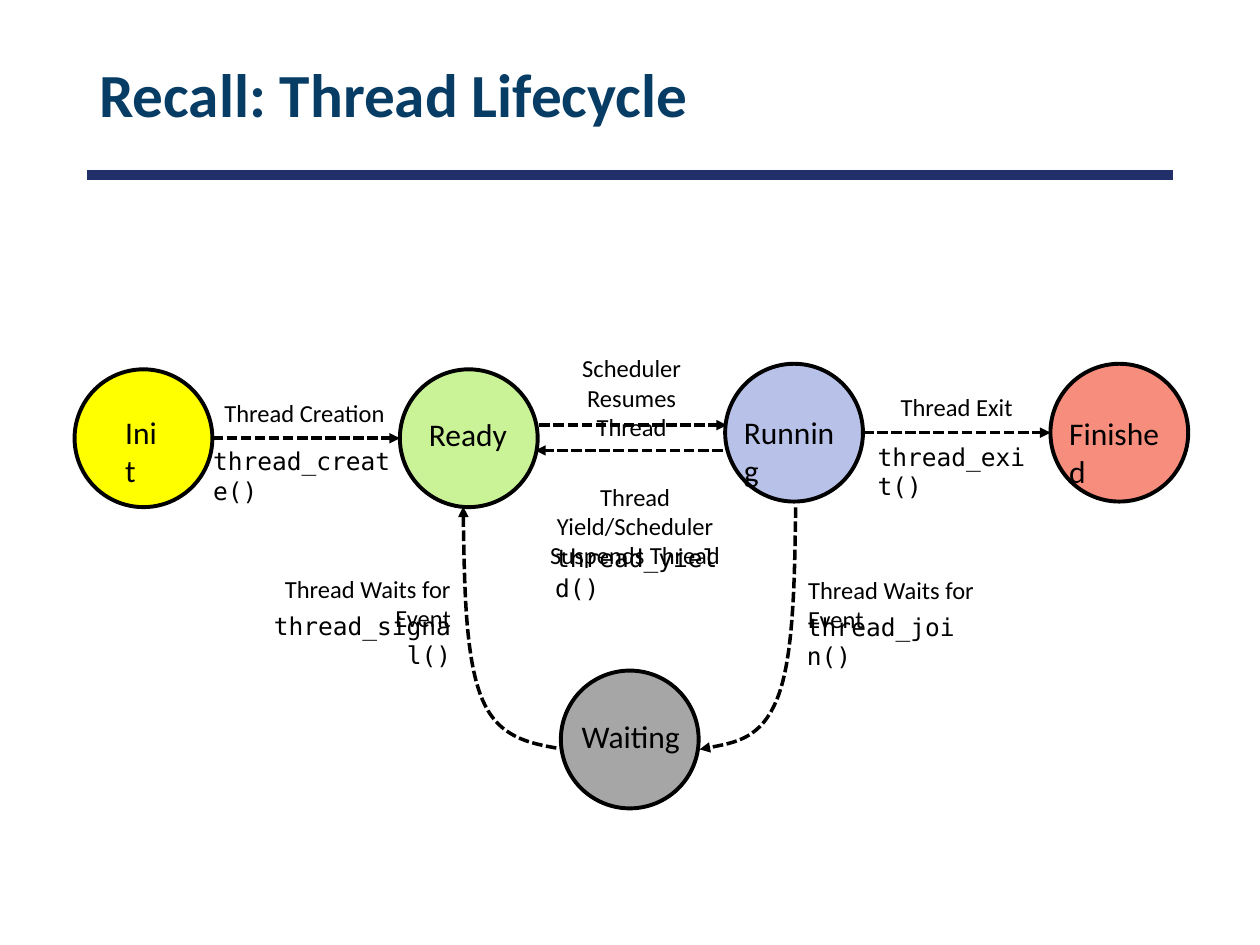
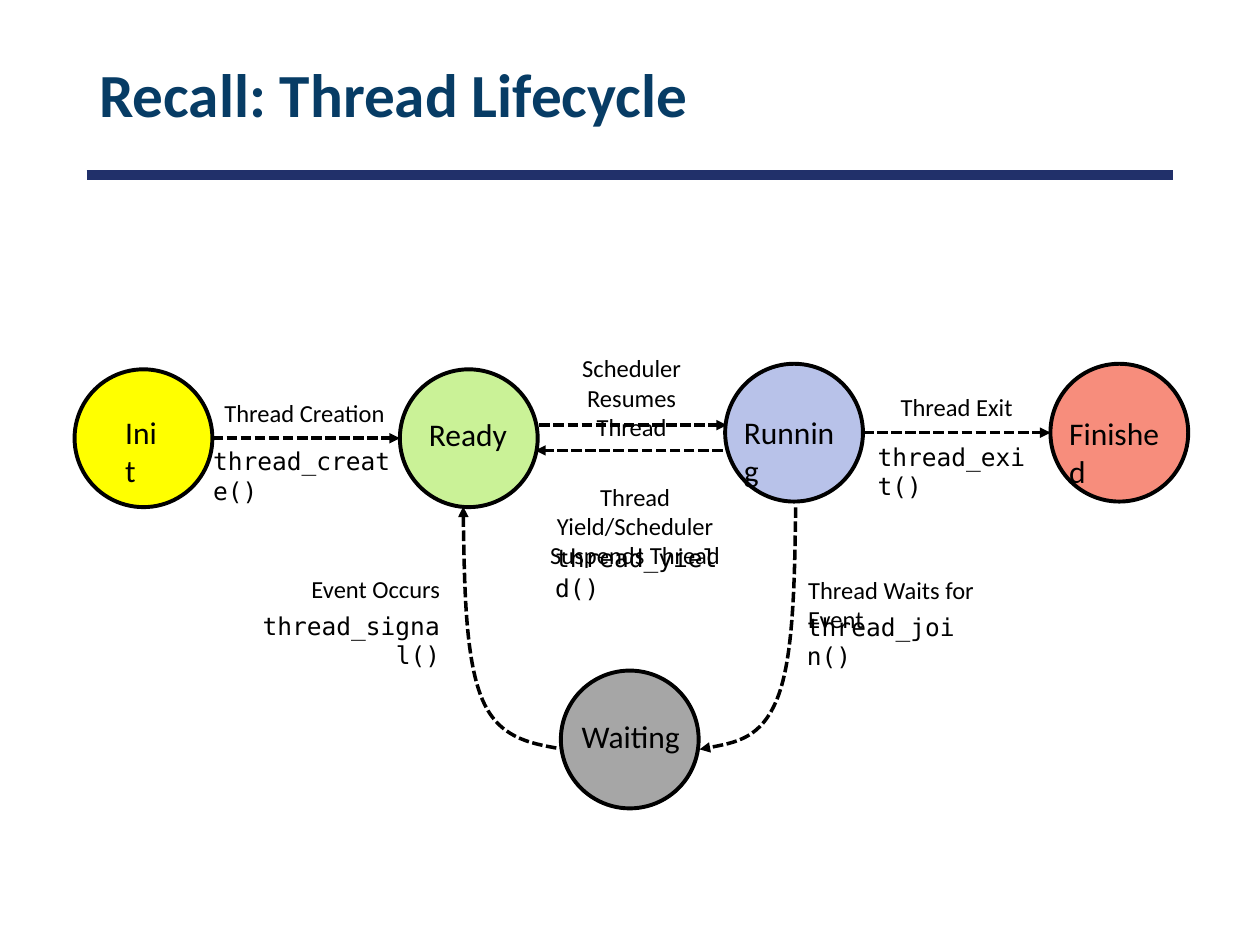
Before and after one commit to smajidzahedi/ECE350, a slide deck: slide 4 of 03-multithreaded.pptx. Drawn at 1260x945 pixels with LibreOffice and Linux fonts; fonts in the diff are those of the drawing. Boxes give left, top, right and bottom in pixels: in the first picture for what was removed or moved away, otherwise in the second. Text is boxed around its words. In the diff, an @@ line names an element or a change of style, - is before the commit and + after.

Commit message:
fixed typo in thread lifecycle slide

```diff
--- a/03-multithreaded.pptx
+++ b/03-multithreaded.pptx
@@ text at (311,582,440,599): text changed @@
-Thread Waits for Event
+Event Occurs
@@ text "thread_signal()": place and size @@
-text "thread_signal()" at (274,615,451,641)
+text "thread_signal()" at (263,616,440,641)
```
Also in this commit, not shown: 1 other file.
